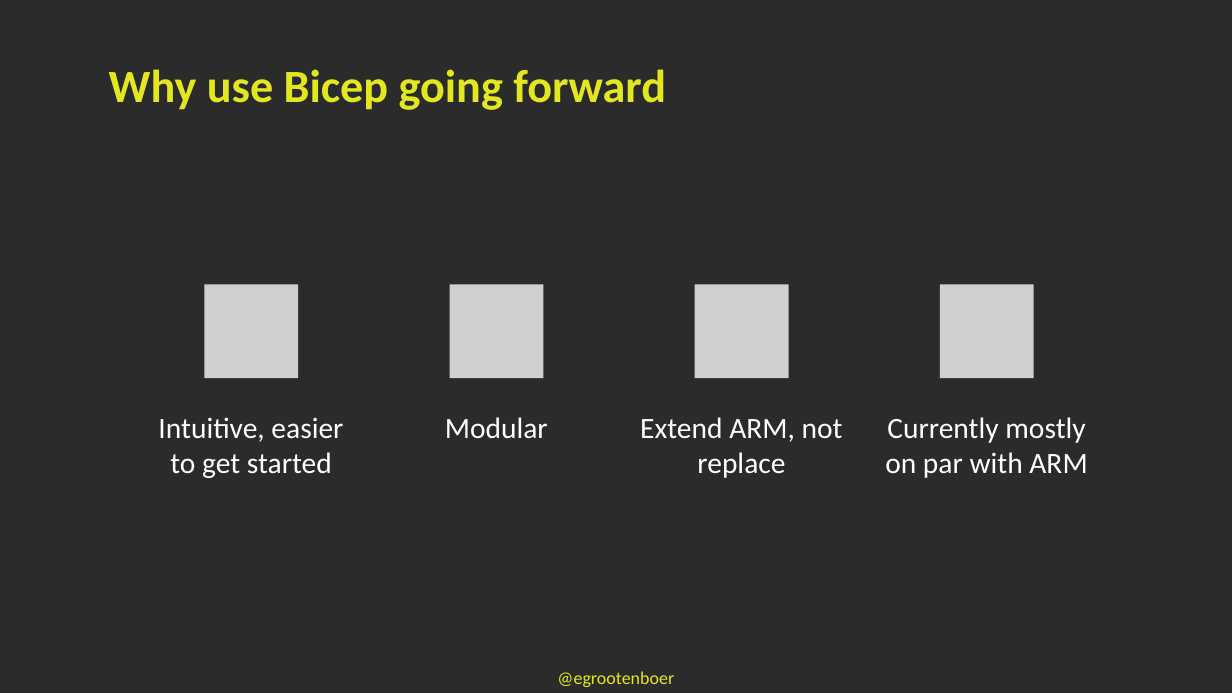
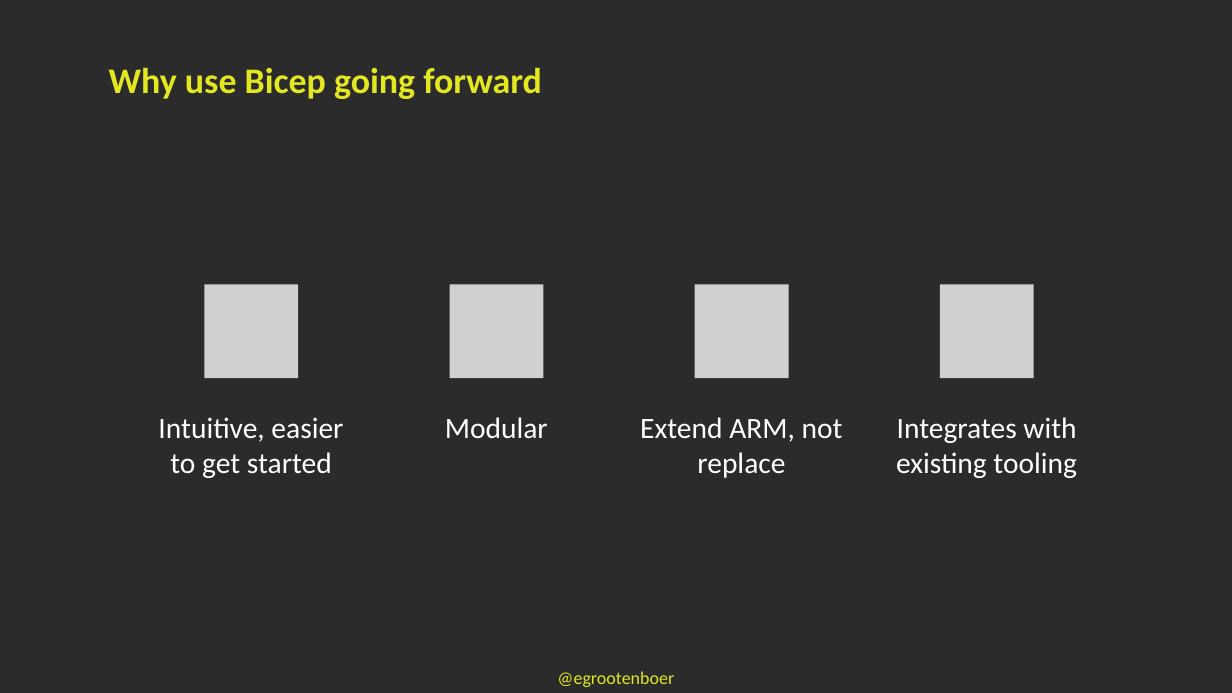
Before and after one commit to EldertGrootenboer/Empower-your-Azure-IaC-with-Bicep, a slide deck: slide 10 of Empower your Azure IaC with Bicep!.pptx. Drawn at 1232x693 pixels with LibreOffice and Linux fonts; fonts in the diff are those of the drawing; grey boxes stand for pictures; background and template pictures are left out; a plain dark background stands for a picture behind light text. Boxes give left, top, right and bottom in pixels: in the first picture for what was removed or moved away, otherwise in the second. Text is boxed around its words. In the diff, an @@ line names an element or a change of style, - is before the commit and + after.

```diff
--- a/Empower your Azure IaC with Bicep!.pptx
+++ b/Empower your Azure IaC with Bicep!.pptx
@@ text "Why use Bicep going forward" at (109, 67, 542, 99): size 36 to 28 pt @@
@@ text at (896, 417, 1077, 478): text changed @@
-Currently mostly on par with ARM
+Integrates with existing tooling
```
Also in this commit, not shown: 9 other slides changed.
